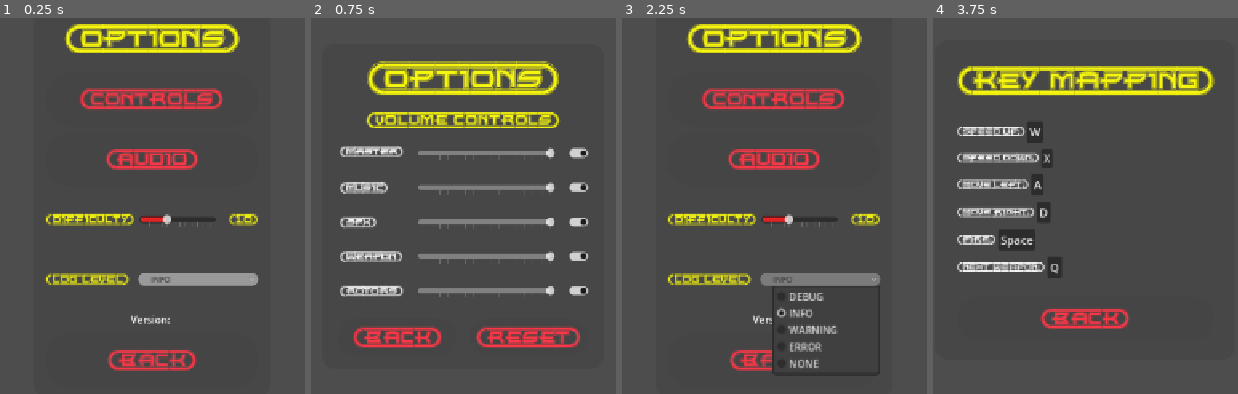
Above: before the commit, frames 1-4 (left to right).
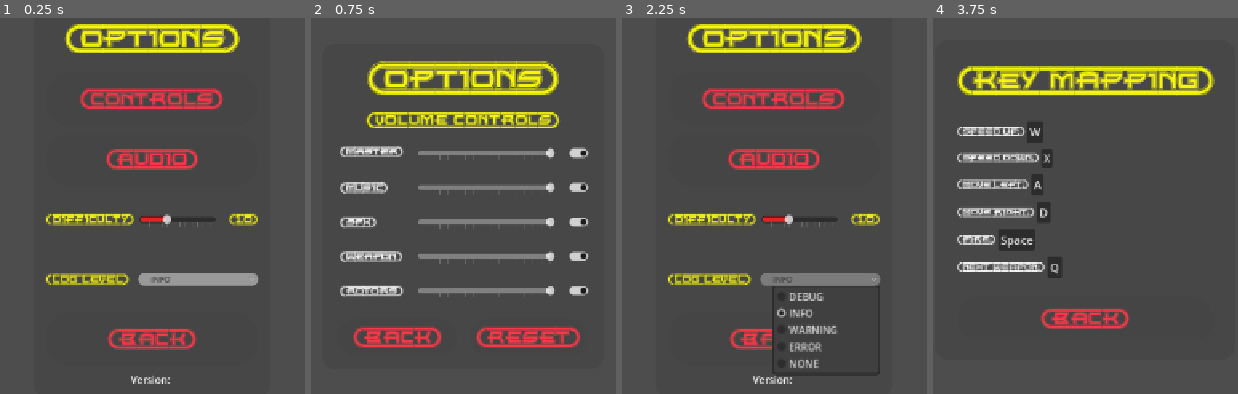
Above: after the commit, the same moments.

Repository: ikostan/SkyLockAssault
Game: Godot game, scene res://scenes/options_menu.tscn
Two runs of this game, one before a commit and one after it. Both use one fixed random seed, a clock stepped at 60 frames per second and the inputs below. This scene is started directly instead of the project's main scene. Video files are missing from this copy of the repository; at most half a second of black plays in their place. Sound files missing from this copy of the repository are replaced by a short silence.
Inputs:
- Up to frame 1 (0.25 s): no input
- Up to frame 2 (0.75 s): click "{AUDIO}" at 0.5 s
- Up to frame 3 (2.25 s): click "{BACK}" at 1.25 s; click "INFO" at 2 s
- Up to frame 4 (3.75 s): click "{BACK}" at 2.75 s; click "{CONTROLS}" at 3.5 s

The runs differ from the first frame. In frame 1, 2.9% of the frame differs, in the area x 35-65%, y 78-98%; in frame 2, nothing differs; in frame 3, 1.5%; in frame 4, nothing differs.

Commit message:
Reorder VersionLabel node in options menu scene
Moved the VersionLabel node to appear after the OptionsBackButton node in the options_menu.tscn scene file. This likely changes the visual order of elements in the options menu UI.

Diff:
--- a/scenes/options_menu.tscn
+++ b/scenes/options_menu.tscn
@@ -220,11 +220,6 @@
 theme_override_styles/hover = SubResource("StyleBoxFlat_7txom")
 theme_override_styles/focus = SubResource("StyleBoxFlat_binsn")
 
-[node name="VersionLabel" type="Label" parent="Panel/OptionsVBoxContainer"]
-layout_mode = 2
-size_flags_horizontal = 4
-text = "Version: "
-
 [node name="OptionsBackButton" type="Button" parent="Panel/OptionsVBoxContainer"]
 layout_mode = 2
 size_flags_vertical = 3
@@ -239,5 +234,10 @@
 theme_override_styles/focus = SubResource("StyleBoxEmpty_lfjc7")
 text = "{BACK}"
 
+[node name="VersionLabel" type="Label" parent="Panel/OptionsVBoxContainer"]
+layout_mode = 2
+size_flags_horizontal = 4
+text = "Version: "
+
 [connection signal="pressed" from="Panel/OptionsVBoxContainer/KeyMappingButton" to="." method="_on_key_mapping_button_pressed"]
 [connection signal="pressed" from="Panel/OptionsVBoxContainer/AudioSettingsButton" to="." method="_on_audio_settings_button_pressed"]
